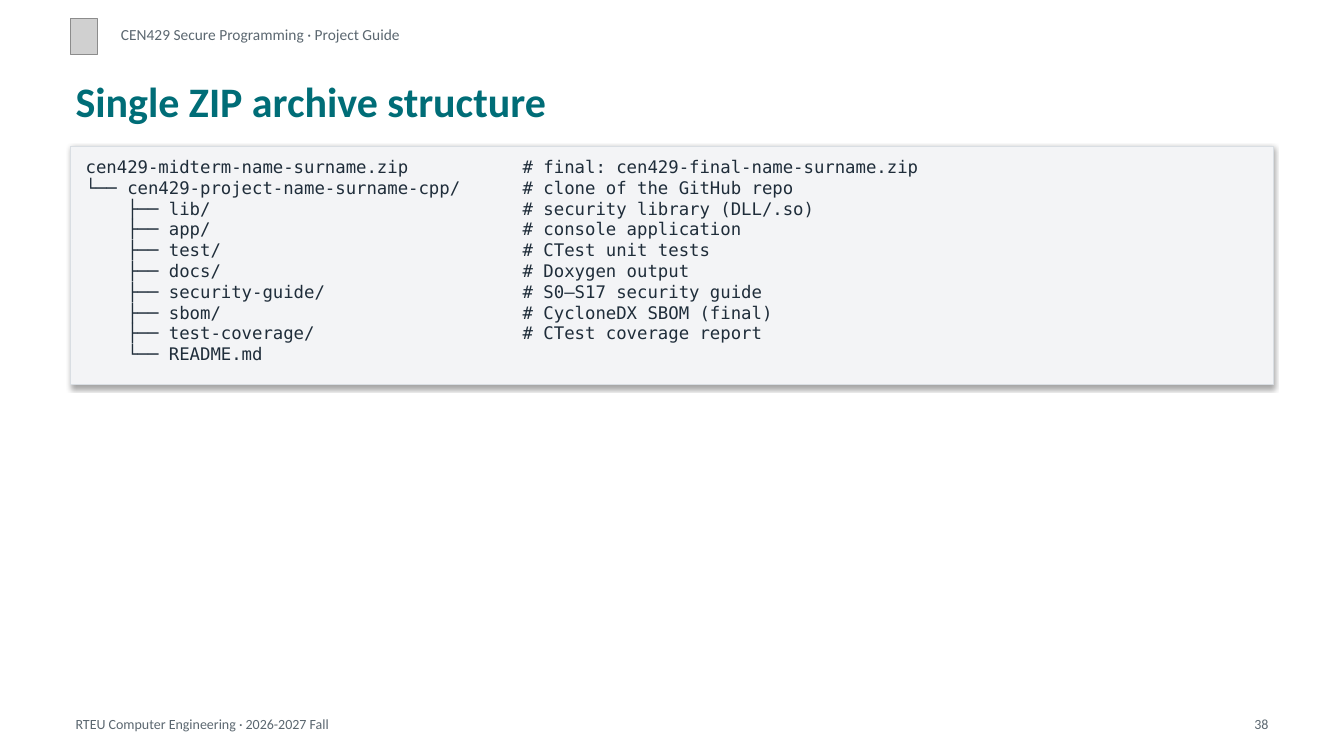
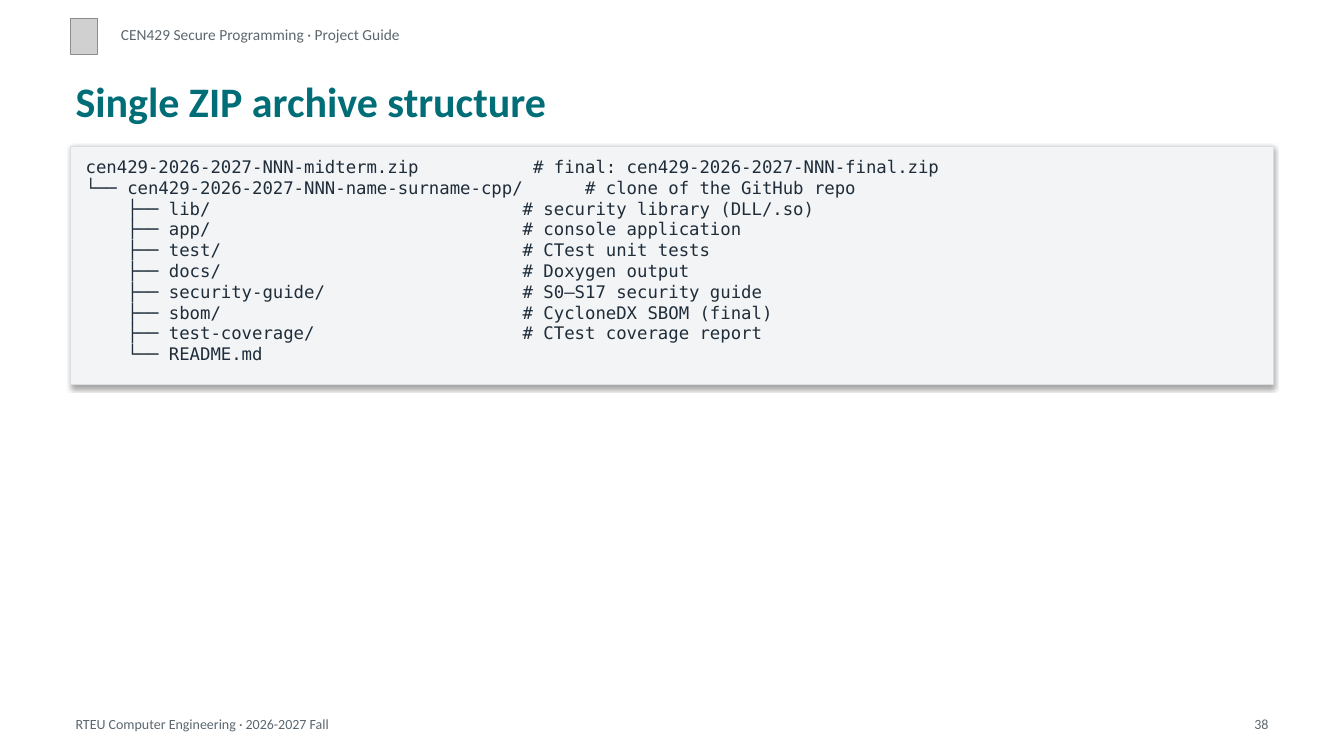
Before and after one commit to ucoruh/cen429-secure-programming, a slide deck: slide 38 of docs/project-guide/cen429-proje-rehberi-sunum.en.pptx. Drawn at 1344x756 pixels with LibreOffice and Linux fonts; fonts in the diff are those of the drawing; grey boxes stand for pictures. Boxes give left, top, right and bottom in pixels: in the first picture for what was removed or moved away, otherwise in the second. Text is boxed around its words. In the diff, an @@ line names an element or a change of style, - is before the commit and + after.

```diff
--- a/docs/project-guide/cen429-proje-rehberi-sunum.en.pptx
+++ b/docs/project-guide/cen429-proje-rehberi-sunum.en.pptx
@@ text in rectangle at <box>86,159,939,198</box>: text changed @@
-cen429-midterm-name-surname.zip # final: cen429-final-name-surname.zip
-└── cen429-project-name-surname-cpp/ # clone of the GitHub repo
+cen429-2026-2027-NNN-midterm.zip # final: cen429-2026-2027-NNN-final.zip
+└── cen429-2026-2027-NNN-name-surname-cpp/ # clone of the GitHub repo
```
Also in this commit, not shown: 3 other slides changed, 13 other files.
